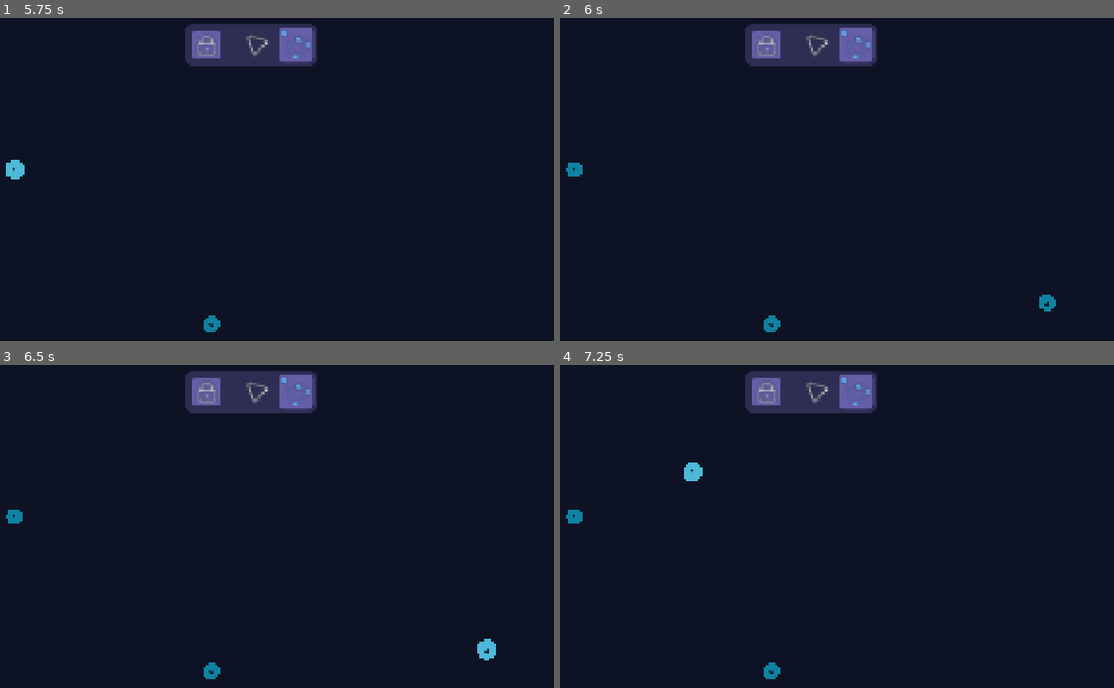
Above: before the commit, frames 1-4 (two rows, left to right).
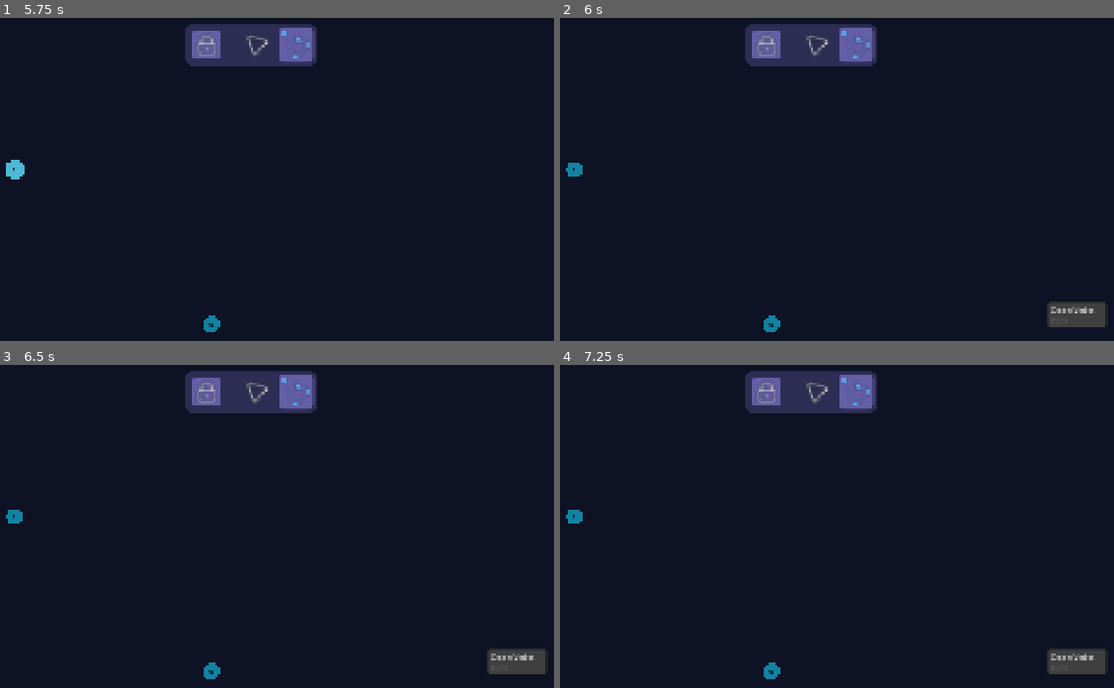
Above: after the commit, the same moments.

Repository: VerticesLTD/Graphos
Game: Godot game, scene res://Boot.tscn
The game is run twice, just before and just after one commit, with the same random seed, the same clock (stepped at 60 frames per second) and the same inputs.
Inputs (mouse positions are in pixels of both pictures, inside the frame that each line leads up to):
- Up to frame 1 (5.75 s): click (204, 43) at 0.5 s; click (254, 43) at 1.25 s; click (293, 43) at 2 s; tap Enter at 2.75, 5 s; move the mouse to (426, 215) at 2.77 s; hold Right (ui_right) 2.78-3.5 s; tap Ctrl (ctrl) at 2.85 s; click (426, 215) at 2.92 s; tap Space at 3.5 s; drag from (426, 215) to (210, 324) at 3.52 s; move the mouse to (332, 137) at 4.27 s; hold Right (ui_right) 4.28-5 s; click (332, 137) at 4.35 s; drag from (332, 137) to (16, 169) at 5.02 s
- Up to frame 2 (6 s): move the mouse to (1047, 302) at 5.77 s; hold Left (ui_left) from 5.78 s (still down); right-click (1047, 302) at 5.85 s; click (1047, 302) at 5.92 s
- Up to frame 3 (6.5 s): keep holding Left (ui_left)
- Up to frame 4 (7.25 s): release Left (ui_left) at 6.5 s; tap Space at 6.5 s; drag from (1047, 649) to (692, 471) at 6.52 s

Frame 1 is identical in both runs. In frame 2, 0.9% of the frame differs, in the area x 86-99%, y 85-96%; in frame 3, 1.0%; in frame 4, 1.0%, in the area x 22-99%, y 30-96%.

Commit message:
Controls now linked with player

Diff:
--- a/boot.gd
+++ b/boot.gd
@@ -1,7 +1,7 @@
 extends Node
 
+const CREDITS = preload("uid://c1t7e0pf81xoe")
 const MAIN = preload("uid://yxcr5kwlindq")
-const CREDITS = preload("uid://c1t7e0pf81xoe")
 
 func _ready() -> void:
 	if OS.has_feature("editor"):
--- a/main.gd
+++ /dev/null
@@ -1,14 +0,0 @@
-extends Node2D
-
-func _ready() -> void:
-	pass
-
-# Called every frame. 'delta' is the elapsed time since the previous frame.
-func _process(_delta: float) -> void:
-	# Every frame we ask the engine to redraw.
-	pass
-
-# Called by the engine for each `queue_redraw()`.
-# `queue_redraw()` may be called manually (by us), but also by the engine.
-func _draw() -> void:
-	pass
--- a/main.tscn
+++ /dev/null
@@ -1,50 +0,0 @@
-[gd_scene format=3 uid="uid://yxcr5kwlindq"]
-
-[ext_resource type="Script" uid="uid://c2yhxp7188k8k" path="res://graphs/undirected_graph/undirected_graph.gd" id="1_0xm2m"]
-[ext_resource type="Script" uid="uid://bi4h7vrxw31jb" path="res://controllers/graph_controller.gd" id="2_0xm2m"]
-[ext_resource type="Script" uid="uid://4boow4h1ajkt" path="res://ui/global/global_UI.gd" id="3_1bvp3"]
-[ext_resource type="Script" uid="uid://vvy7lpcojsga" path="res://ui/global/animation_manager.gd" id="3_lquwl"]
-[ext_resource type="PackedScene" uid="uid://b78ey3notmd7g" path="res://ui/global/tool_bar.tscn" id="4_1bvp3"]
-[ext_resource type="Script" uid="uid://hi52ujx73vn8" path="res://controllers/clipboard_actions.gd" id="4_272bh"]
-[ext_resource type="Script" uid="uid://dfylps8f3q6h3" path="res://controllers/mouse_actions.gd" id="5_5vw27"]
-[ext_resource type="PackedScene" uid="uid://c232xbf42jyrl" path="res://ui/popUpMenu/pop_up_menu_layer.tscn" id="5_lquwl"]
-
-[node name="Main" type="Node2D" unique_id=446252932]
-script = ExtResource("1_0xm2m")
-
-[node name="Background" type="CanvasLayer" parent="." unique_id=515120576]
-layer = -1
-
-[node name="ColorRect" type="ColorRect" parent="Background" unique_id=305865859]
-anchors_preset = 15
-anchor_right = 1.0
-anchor_bottom = 1.0
-grow_horizontal = 2
-grow_vertical = 2
-mouse_filter = 1
-color = Color(0.02745098, 0.050980393, 0.12941177, 0.90588236)
-
-[node name="UndirectedGraph" type="Node2D" parent="." unique_id=1415093803]
-script = ExtResource("1_0xm2m")
-metadata/_custom_type_script = "uid://c2yhxp7188k8k"
-
-[node name="GraphController" type="Node" parent="." unique_id=1509094021 node_paths=PackedStringArray("graph", "popup")]
-script = ExtResource("2_0xm2m")
-graph = NodePath("../UndirectedGraph")
-popup = NodePath("../CanvasLayer/PopupMenuLayer")
-
-[node name="AnimationManager" type="Node" parent="GraphController" unique_id=716208118]
-script = ExtResource("3_lquwl")
-
-[node name="ClipboardActions" type="Node" parent="GraphController" unique_id=863112276]
-script = ExtResource("4_272bh")
-
-[node name="MouseActions" type="Node" parent="GraphController" unique_id=2142128433]
-script = ExtResource("5_5vw27")
-
-[node name="CanvasLayer" type="CanvasLayer" parent="." unique_id=598344233]
-script = ExtResource("3_1bvp3")
-
-[node name="ToolBar" parent="CanvasLayer" unique_id=165261049 instance=ExtResource("4_1bvp3")]
-
-[node name="PopupMenuLayer" parent="CanvasLayer" unique_id=665487505 instance=ExtResource("5_lquwl")]
--- a/scenes/algorithm_controls/algorithm_controls.tscn
+++ b/scenes/algorithm_controls/algorithm_controls.tscn
@@ -16,9 +16,12 @@
 [sub_resource type="StyleBoxEmpty" id="StyleBoxEmpty_ty3q8"]
 
 [node name="AlgorithmControls" type="MarginContainer" unique_id=1698095556]
+modulate = Color(1, 1, 1, 0.72156864)
+z_index = 22
 custom_minimum_size = Vector2(345, 0)
 offset_right = 345.0
 offset_bottom = 269.0
+mouse_filter = 0
 script = ExtResource("1_o0rq8")
 
 [node name="MainPanel" type="PanelContainer" parent="." unique_id=1906732688]
@@ -100,19 +103,23 @@
 
 [node name="DataSeparator" type="HSeparator" parent="MainPanel/MainVBox" unique_id=551651140]
 layout_mode = 2
+mouse_filter = 2
 theme_override_styles/separator = ExtResource("2_q7e6r")
 
 [node name="AlgorithmDataPreset" parent="MainPanel/MainVBox" unique_id=204438486 instance=ExtResource("8_m1gxq")]
 layout_mode = 2
+mouse_filter = 2
 
 [node name="ProgressSeparator" type="HSeparator" parent="MainPanel/MainVBox" unique_id=1194602682]
 layout_mode = 2
+mouse_filter = 2
 theme_override_styles/separator = ExtResource("2_q7e6r")
 
 [node name="ProgressBar" type="ProgressBar" parent="MainPanel/MainVBox" unique_id=811329801]
 clip_contents = true
 custom_minimum_size = Vector2(0, 27.67)
 layout_mode = 2
+mouse_filter = 2
 value = 8.0
 show_percentage = false
 
--- a/scenes/algorithm_controls/algorithm_data_layouts/BFS_layout.tscn
+++ b/scenes/algorithm_controls/algorithm_data_layouts/BFS_layout.tscn
@@ -16,15 +16,18 @@
 [node name="Bottomdata" type="HBoxContainer" unique_id=1486674643]
 size_flags_vertical = 3
 size_flags_stretch_ratio = 1.78
+mouse_filter = 2
 
 [node name="Spacer" type="HSeparator" parent="." unique_id=1771346537]
 layout_mode = 2
+mouse_filter = 2
 theme_override_styles/separator = SubResource("StyleBoxEmpty_8i47o")
 
 [node name="Control" type="Control" parent="." unique_id=2140776376]
 layout_mode = 2
 size_flags_horizontal = 3
 size_flags_stretch_ratio = 0.24
+mouse_filter = 2
 
 [node name="GraphDetails" type="RichTextLabel" parent="Control" unique_id=554011090]
 custom_minimum_size = Vector2(49.345, 0)
@@ -34,6 +37,7 @@
 anchor_bottom = 1.0
 grow_horizontal = 2
 grow_vertical = 2
+mouse_filter = 2
 theme_override_fonts/normal_font = ExtResource("1_8i47o")
 bbcode_enabled = true
 text = "[table=2]
@@ -45,11 +49,13 @@
 
 [node name="VSeparator" type="VSeparator" parent="." unique_id=1340086948]
 layout_mode = 2
+mouse_filter = 2
 theme_override_styles/separator = SubResource("StyleBoxLine_8i47o")
 
 [node name="AlgorithmStatusArea" type="VBoxContainer" parent="." unique_id=1305071765]
 layout_mode = 2
 size_flags_horizontal = 3
+mouse_filter = 2
 
 [node name="StatusMsg1" type="Label" parent="AlgorithmStatusArea" unique_id=1682992991]
 layout_mode = 2
--- a/scenes/algorithm_controls/algorithm_data_layouts/base_layout.tscn
+++ b/scenes/algorithm_controls/algorithm_data_layouts/base_layout.tscn
@@ -6,15 +6,18 @@
 
 [node name="AlgorithmDataPreset" type="HBoxContainer" unique_id=204438486]
 custom_minimum_size = Vector2(0, 90)
+mouse_filter = 2
 
 [node name="Spacer" type="HSeparator" parent="." unique_id=1100430128]
 layout_mode = 2
+mouse_filter = 2
 theme_override_styles/separator = SubResource("StyleBoxEmpty_tu6xv")
 
 [node name="Control" type="Control" parent="." unique_id=84884557]
 layout_mode = 2
 size_flags_horizontal = 3
 size_flags_stretch_ratio = 0.24
+mouse_filter = 2
 
 [node name="GraphDetails" type="RichTextLabel" parent="Control" unique_id=1351857594]
 custom_minimum_size = Vector2(49.345, 0)
@@ -24,6 +27,7 @@
 anchor_bottom = 1.0
 grow_horizontal = 2
 grow_vertical = 2
+mouse_filter = 2
 theme_override_fonts/normal_font = ExtResource("1_0jq10")
 bbcode_enabled = true
 text = "[table=2]
@@ -35,10 +39,12 @@
 
 [node name="VSeparator" type="VSeparator" parent="." unique_id=258024053]
 layout_mode = 2
+mouse_filter = 2
 
 [node name="AlgorithmStatusArea" type="VBoxContainer" parent="." unique_id=248012976]
 layout_mode = 2
 size_flags_horizontal = 3
+mouse_filter = 2
 
 [node name="StatusMsg1" type="Label" parent="AlgorithmStatusArea" unique_id=50404993]
 layout_mode = 2
--- a/scenes/algorithm_controls/controls_theme.tres
+++ b/scenes/algorithm_controls/controls_theme.tres
@@ -4,6 +4,11 @@
 
 [sub_resource type="StyleBoxFlat" id="StyleBoxFlat_svmqo"]
 bg_color = Color(0.13319641, 0.13319641, 0.13319635, 1)
+border_width_left = 3
+border_width_top = 3
+border_width_right = 3
+border_width_bottom = 3
+border_blend = true
 corner_radius_top_left = 16
 corner_radius_top_right = 16
 corner_radius_bottom_right = 8
--- a/scenes/algorithm_player/algorithm_player.gd
+++ b/scenes/algorithm_player/algorithm_player.gd
@@ -3,6 +3,7 @@
 
 const LOG_TAG = "ALG_PLAYER"
 
+@onready var algorithm_controls: MarginContainer = $AlgorithmControls
 @onready var pseudo_visualizer: PanelContainer = $PseudoVisualizer
 var pseudo_steps: Array
 
@@ -11,7 +12,8 @@
 }
 
 # Animations
-var tween: Tween
+var visualizer_tween: Tween
+var controls_tween: Tween
 
 ## <ALG> : [<ALG_SCRIPT>, <PSEUDO_RES>]
 var _algorithm_map: Dictionary = {
@@ -38,8 +40,8 @@
 
 	if _is_algorithm_running:
 		clear_all()
-		if tween:
-			await tween.finished
+		if visualizer_tween:
+			await visualizer_tween.finished
 		_is_algorithm_running = false
 
 	var imposter_graph = graph.create_induced_subgraph_from_vertices(selection_buffer)
@@ -62,6 +64,7 @@
 
 	pseudo_visualizer.data = pseudo_resource
 	_expose_visualizer()
+	_expose_controls()
 
 	global_position = starting_node.pos
 
@@ -72,22 +75,43 @@
 	pseudo_visualizer.visible = true
 	pseudo_visualizer.scale = Vector2.ZERO
 
-	if tween: tween.kill()
+	if visualizer_tween: visualizer_tween.kill()
 
-	tween = create_tween()
-	tween.set_ease(tween.EASE_OUT)
-	tween.set_trans(tween.TRANS_BOUNCE)
-	tween.tween_property(pseudo_visualizer,"scale",Vector2.ONE,0.5)
+	visualizer_tween = create_tween()
+	visualizer_tween.set_ease(visualizer_tween.EASE_OUT)
+	visualizer_tween.set_trans(visualizer_tween.TRANS_BOUNCE)
+	visualizer_tween.tween_property(pseudo_visualizer,"scale",Vector2.ONE,0.5)
+
+# Animation to show player controls.
+func _expose_controls() -> void:
+	algorithm_controls.visible = true
+	algorithm_controls.scale = Vector2.ZERO
+
+	if controls_tween: controls_tween.kill()
+
+	controls_tween = create_tween()
+	controls_tween.set_ease(controls_tween.EASE_OUT)
+	controls_tween.set_trans(controls_tween.TRANS_BOUNCE)
+	controls_tween.tween_property(algorithm_controls,"scale",Vector2.ONE,0.5)
 
 # Animation to collapse visualizer. Will be used when controls are implemented
 func _collapse_visualizer() -> void:
-	if tween: tween.kill()
+	if visualizer_tween: visualizer_tween.kill()
 
-	tween = create_tween()
-	tween.set_ease(tween.EASE_IN)
-	tween.tween_property(pseudo_visualizer,"scale",Vector2.ZERO,0.3)
-	tween.chain().tween_callback(func(): pseudo_visualizer.visible = false)
+	visualizer_tween = create_tween()
+	visualizer_tween.set_ease(visualizer_tween.EASE_IN)
+	visualizer_tween.tween_property(pseudo_visualizer,"scale",Vector2.ZERO,0.3)
+	visualizer_tween.chain().tween_callback(func(): pseudo_visualizer.visible = false)
 
+
+# Animation to collapse player controls. Will be used when controls are implemented
+func _collapse_controls() -> void:
+	if controls_tween: controls_tween.kill()
+
+	controls_tween = create_tween()
+	controls_tween.set_ease(controls_tween.EASE_IN)
+	controls_tween.tween_property(algorithm_controls,"scale",Vector2.ZERO,0.3)
+	controls_tween.chain().tween_callback(func(): algorithm_controls.visible = false)
 
 ## Move to next timeline and/or pseudo step
 func step_forward() -> void:
@@ -157,5 +181,6 @@
 	timeline.clear()
 	pseudo_steps.clear()
 	_collapse_visualizer()
+	_collapse_controls()
 	pseudo_visualizer.data = null
 	current_step_index = 0
--- a/scenes/algorithm_player/algorithm_player.tscn
+++ b/scenes/algorithm_player/algorithm_player.tscn
@@ -2,8 +2,17 @@
 
 [ext_resource type="Script" uid="uid://di3nbirupqsap" path="res://scenes/algorithm_player/algorithm_player.gd" id="1_polfl"]
 [ext_resource type="PackedScene" uid="uid://bncd71mkqi3wv" path="res://scenes/pseudo_visualizer/pseudo_visualizer.tscn" id="2_6sljs"]
+[ext_resource type="PackedScene" uid="uid://dnnuv5puoc3js" path="res://scenes/algorithm_controls/algorithm_controls.tscn" id="3_6sljs"]
 
 [node name="AlgorithmPlayer" type="Node2D" unique_id=539023221]
 script = ExtResource("1_polfl")
 
 [node name="PseudoVisualizer" parent="." unique_id=1374754234 instance=ExtResource("2_6sljs")]
+visible = false
+
+[node name="AlgorithmControls" parent="." unique_id=1698095556 instance=ExtResource("3_6sljs")]
+visible = false
+
+[connection signal="step_back" from="AlgorithmControls" to="." method="step_backward"]
+[connection signal="step_forward" from="AlgorithmControls" to="." method="step_forward"]
+[connection signal="stop" from="AlgorithmControls" to="." method="clear_all"]
Not shown, removed: main.gd.uid
